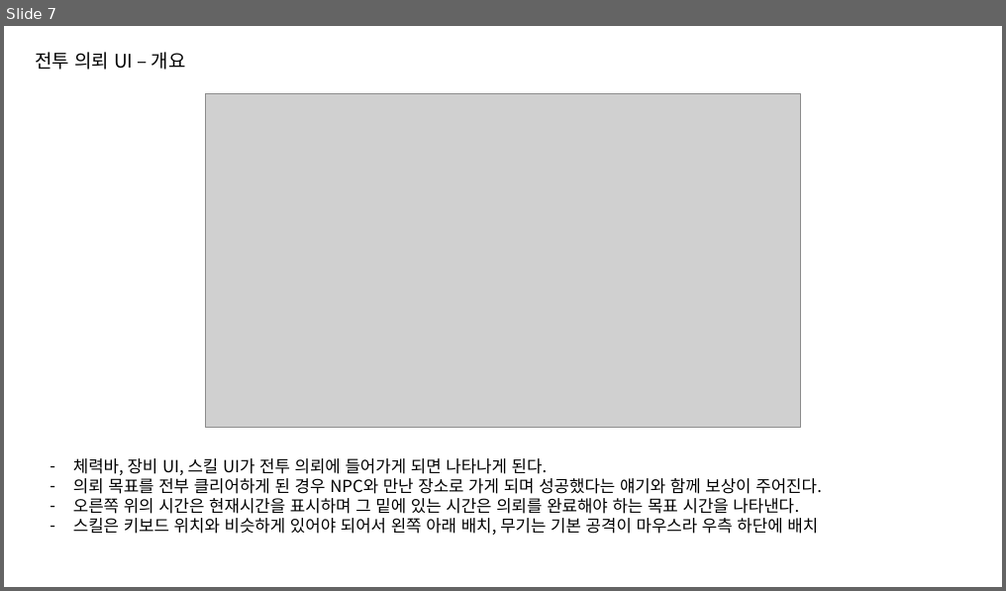
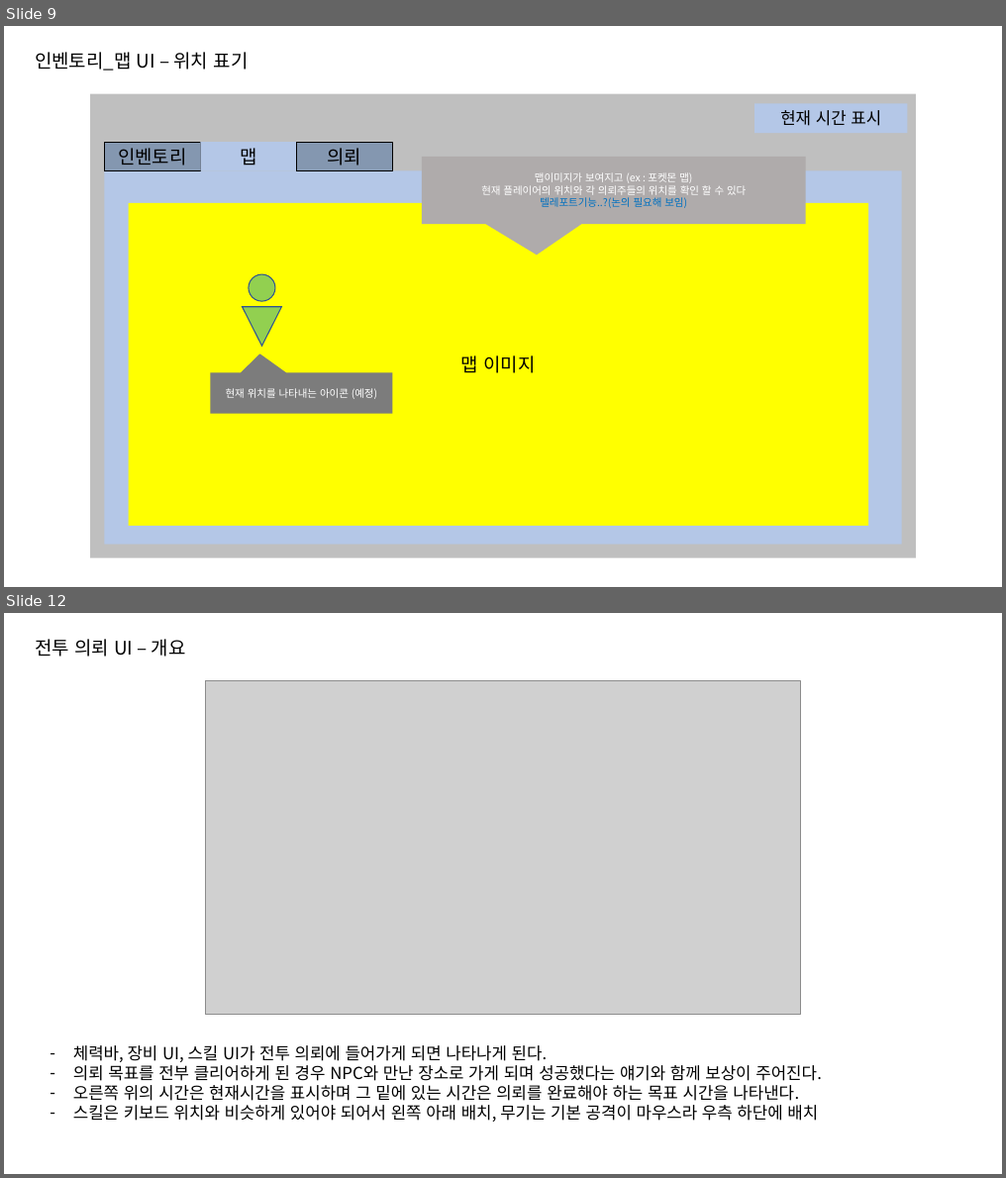
Before and after one commit to go4521304/Backyeah, a slide deck: document/UI기획서초안_ver1.1.pptx. Shown one above the other, each under a label of ours: slide 7 before the commit, slides 9 and 12 after it; the slides between them are not shown. The pictures are 1006x591 and 1006x1178 pixels, drawn with LibreOffice and Linux fonts; fonts in the diff are those of the drawing; grey boxes stand for pictures. Boxes give left, top, right and bottom in pixels: in the first picture for what was removed or moved away, otherwise in the second. Text is boxed around its words. In the diff, an @@ line names an element or a change of style, - is before the commit and + after.

```diff
--- a/document/UI기획서초안_ver1.1.pptx
+++ b/document/UI기획서초안_ver1.1.pptx
@@ slide 9 added at (4, 26, 1002, 587), background #FFFFFF @@
@@ text added at (35, 52, 249, 71), 18 pt, text #000000 @@
+인벤토리_맵 UI – 위치 표기
@@ rectangle added at (90, 94, 916, 559), fill #BFBFBF @@
@@ rectangle added at (754, 104, 908, 133), fill #B4C7E7, 16 pt, text #000000 @@
+현재 시간 표시
@@ rectangle added at (104, 142, 200, 172), fill #8497B0, outline #000000 1 pt, 18 pt, text #000000 @@
+인벤토리
@@ rectangle added at (200, 142, 296, 172), fill #B4C7E7, 18 pt, text #000000 @@
+맵
@@ rectangle added at (297, 142, 392, 172), fill #8497B0, outline #000000 1 pt, 18 pt, text #000000 @@
+의뢰
@@ rectangle added at (104, 172, 902, 545), fill #B4C7E7 @@
@@ speech box added at (422, 157, 806, 224), fill #AFABAB, 10 pt, text #FFFFFF @@
+맵이미지가 보여지고 (ex : 포켓몬 맵)
+현재 플레이어의 위치와 각 의뢰주들의 위치를 확인 할 수 있다
+텔레포트기능..?(논의 필요해 보임)
@@ rectangle added at (129, 203, 868, 526), fill #FFFF00, 18 pt, text #000000 @@
+맵 이미지
@@ ellipse added at (249, 274, 275, 301), fill #92D050, outline #325491 1 pt @@
@@ triangle added at (242, 307, 282, 346), fill #92D050, outline #325491 1 pt @@
@@ speech box added at (211, 372, 392, 414), fill #7C7C7C, 10 pt, text #FFFFFF @@
+현재 위치를 나타내는 아이콘 (예정)
@@ what was slide 7 is now slide 12 @@
```
Also in this commit, not shown: 3 slides changed, 4 other slides added.
